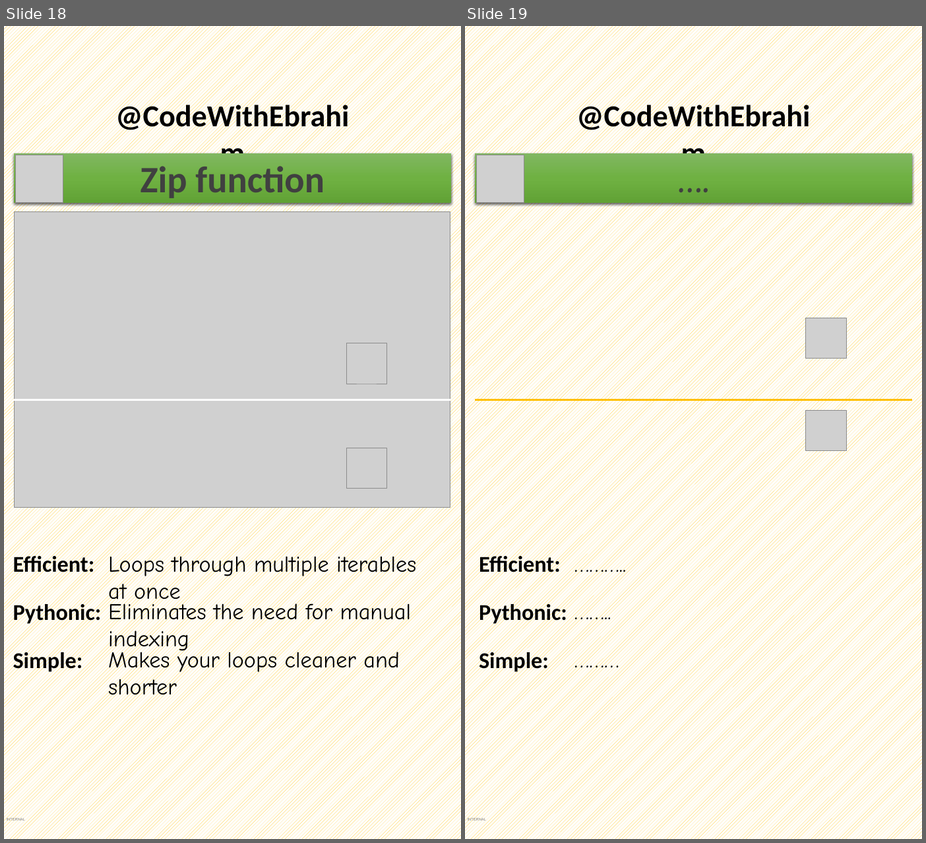
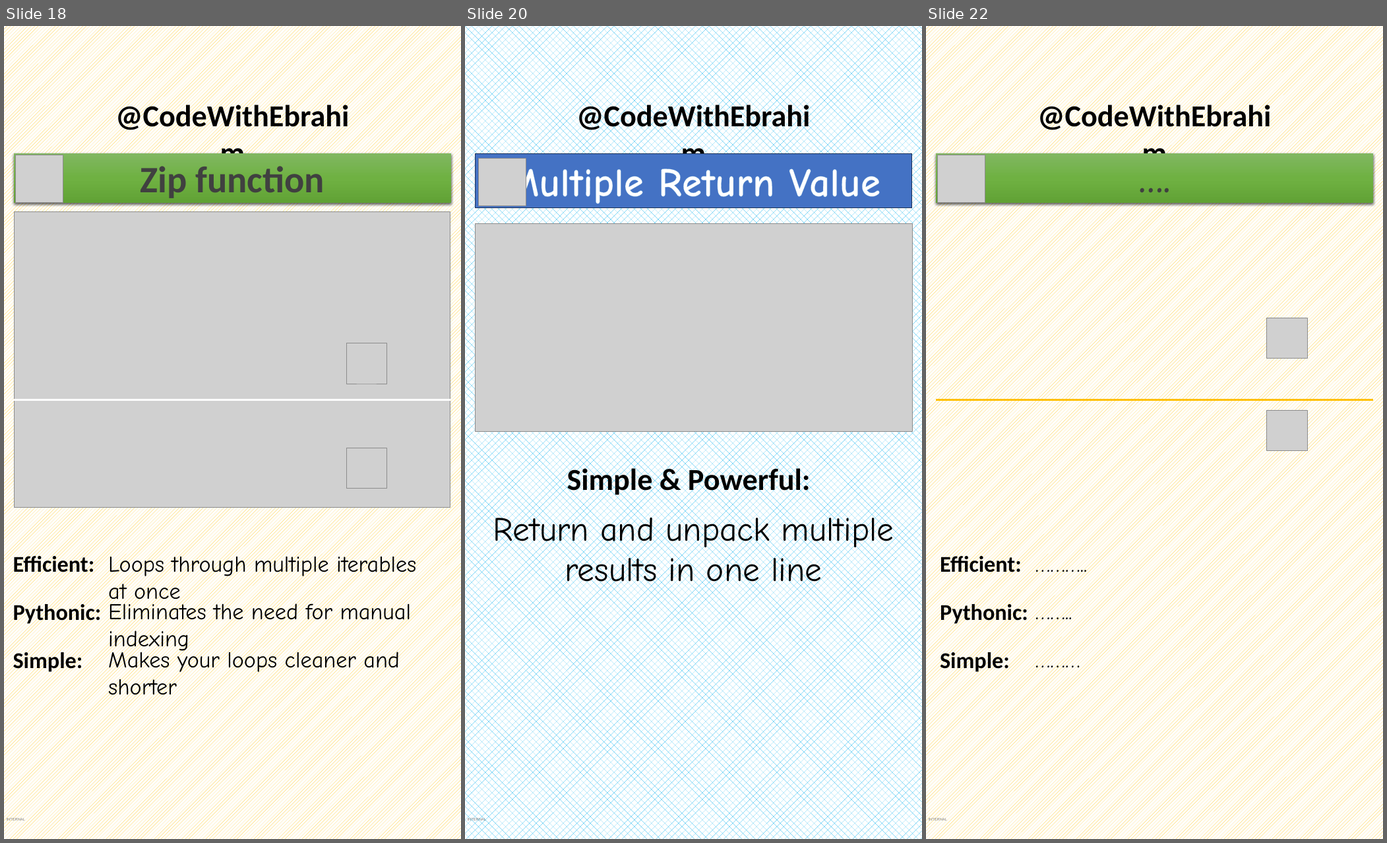
Before and after one commit to ebrahimsalehi1/python_codes, a slide deck: assets/get-ready.pptx. Shown side by side, each under a label of ours: slides 18 and 19 before the commit, slides 18, 20 and 22 after it; the slides between them are not shown. The pictures are 926x843 and 1387x843 pixels, drawn with LibreOffice and Linux fonts; fonts in the diff are those of the drawing; grey boxes stand for pictures; background and template pictures are left out. Boxes give left, top, right and bottom in pixels: in the first picture for what was removed or moved away, otherwise in the second. Text is boxed around its words. In the diff, an @@ line names an element or a change of style, - is before the commit and + after.

```diff
--- a/assets/get-ready.pptx
+++ b/assets/get-ready.pptx
@@ slide 20 added at box(465, 26, 922, 839), background pattern #00B0F0 on #FFFFFF; not listed: 2 template elements that a slide beside it also shows @@
@@ rectangle added at box(475, 153, 912, 208), fill #4472C4, outline #1E3256 1 pt, 72 pt, text #FFFFFF, bold @@
+Multiple Return Value
@@ picture added at box(478, 159, 526, 206) @@
@@ picture added at box(475, 223, 912, 431) @@
@@ text added at box(567, 464, 811, 497), 54 pt, text #000000, bold @@
+Simple & Powerful:
@@ text added at box(493, 511, 895, 592), 60 pt, text #000000 @@
+Return and unpack multiple results in one line
@@ what was slide 19 is now slide 22 @@
```
Also in this commit, not shown: 2 other slides added, 9 other files.
